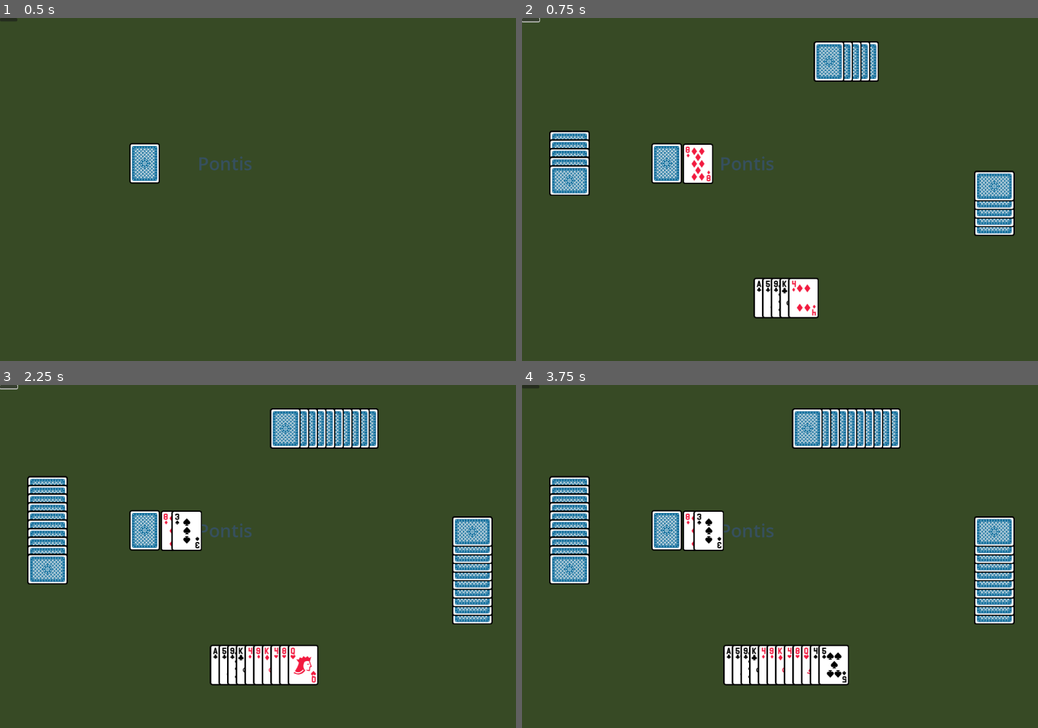
Above: before the commit, frames 1-4 (two rows, left to right).
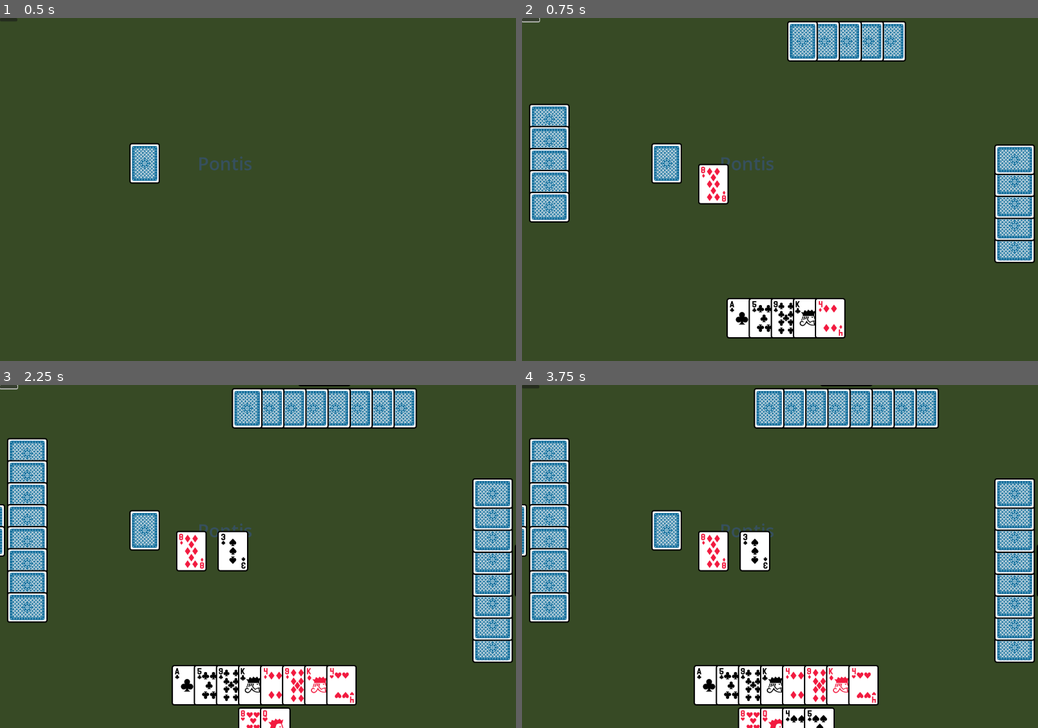
Above: after the commit, the same moments.

Repository: mikhail-zvinchuk/Pontis_Godot
Game: Godot game, scene res://scenes/GameTable.tscn
Two runs of this game, one before a commit and one after it. Both use one fixed random seed, a clock stepped at 60 frames per second and the inputs below.
Inputs (mouse positions are in pixels of both pictures, inside the frame that each line leads up to):
- Up to frame 1 (0.5 s): no input
- Up to frame 2 (0.75 s): click (532, 21) at 0.5 s
- Up to frame 3 (2.25 s): click (190, 549) at 1.27 s; click (10, 388) at 2 s
- Up to frame 4 (3.75 s): click (666, 529) at 2.75 s; click (666, 529) at 3.5 s

Frame 1 is identical in both runs. In frame 2, 14% of the frame differs, in the area x 1-100%, y 0-94%; in frame 3, 24%; in frame 4, 24%, in the area x 0-100%, y 0-100%.

Commit message:
Changed 2d card texteruse into a textured button

Diff:
--- a/scenes/CardBase.tscn
+++ b/scenes/CardBase.tscn
@@ -4,13 +4,12 @@
 
 [node name="CardBase" type="MarginContainer"]
 anchors_preset = -1
-anchor_right = 0.062
-anchor_bottom = 0.145
-offset_right = -0.424004
-offset_bottom = 0.0399933
-pivot_offset = Vector2(35.5, 47)
+anchor_top = -0.5
+offset_right = 15.0
+grow_vertical = 2
 script = ExtResource("1_lfkfb")
 
-[node name="CardFront" type="Sprite2D" parent="."]
+[node name="Card" type="TextureButton" parent="."]
+layout_mode = 2
 
-[node name="CardBack" type="Sprite2D" parent="."]
+[connection signal="pressed" from="Card" to="." method="_on_texture_button_pressed"]
--- a/scenes/ParticipantsHand.tscn
+++ b/scenes/ParticipantsHand.tscn
@@ -10,5 +10,5 @@
 offset_top = -1.0
 offset_right = 476.0
 offset_bottom = 96.0
-theme_override_constants/h_separation = 20
+theme_override_constants/h_separation = -20
 alignment = 1
--- a/scripts/CardBase.gd
+++ b/scripts/CardBase.gd
@@ -1,4 +1,6 @@
 extends MarginContainer
+
+signal card_clicked(card)
 
 #vars
 var CardName = null
@@ -15,8 +17,8 @@
 func _ready():
 	CardName = CardInfo[3]
 	var CardFrontImage = str("res://assets/cards/",CardInfo[3],".png")
-	$CardBack.texture = load(CardBackImage)
-	$CardFront.texture = load(CardFrontImage)
+	$Card.texture_disabled = load(CardBackImage)
+	$Card.texture_normal = load(CardFrontImage)
 
 
 # Called every frame. 'delta' is the elapsed time since the previous frame.
@@ -25,6 +27,11 @@
 
 
 
-func toggle_visibility():
-	$CardBack.visible = !$CardBack.visible
+func toggle_disabled():
+	$Card.disabled = !$Card.disabled
 	pass
+
+
+
+func _on_texture_button_pressed():
+	card_clicked.emit(self)
--- a/scripts/GameTable.gd
+++ b/scripts/GameTable.gd
@@ -28,6 +28,7 @@
 	 	Participant.PlayerTypes.HUMAN)
 	player_1.finsihed_turn.connect(next_turn)
 	player_1.finished_game.connect(game_finished)
+	%PlayersField/ParticipantsHand.card_ready_for_pontis.connect(put_card_on_pontis)
 
 	player_2 = Participant.new(self,
 		%PlayersField2/ParticipantsHand,
@@ -105,3 +106,7 @@
 	#TODO calculate score
 	#TODO reset board
 	pass
+
+func put_card_on_pontis(card):
+	$Pontis.add_card(card)
+	pass
--- a/scripts/Participant.gd
+++ b/scripts/Participant.gd
@@ -33,7 +33,7 @@
 	match type:
 		PlayerTypes.HUMAN:
 			#TODO start timer, await input
-            #TODO turn on the ui for the player
+			#TODO turn on the ui for the player
 			pass
 		PlayerTypes.NPC:
 			#TODO
@@ -50,7 +50,7 @@
 
 
 func make_npc_move():
-    #todo decide if draw from pontis or from deck
+	#todo decide if draw from pontis or from deck
 	var card_from_pontis = check_pontis_for_card_that_can_be_layed()
 
 	if card_from_pontis:
@@ -78,5 +78,10 @@
 	pass
 
 func return_card(cards_from_pontis):
-	#TODO add retrival
+	var cards_in_hand = hand.CardContainer.get_children()
+
+	var choosen_card = cards_in_hand[0]
+	hand.put_to_pontis(choosen_card)
 	pass
+
+	#todo real implementatio
--- a/scripts/ParticipantsHand.gd
+++ b/scripts/ParticipantsHand.gd
@@ -1,6 +1,8 @@
 extends Node2D
 
 # This is the visual representation of participants handand it's UI
+
+signal card_ready_for_pontis(card)
 
 @export var active_player = false;
 # Called when the node enters the scene tree for the first time.
@@ -13,12 +15,17 @@
 	pass
 
 func add_to_hand(card):
-	if active_player:
-		card.toggle_visibility()
+	card.card_clicked.connect(card_click_handler)
+	if not active_player:
+		card.toggle_disabled()
 	$CardContainer.add_child(card)
 
 func put_to_pontis(card):
+	card_ready_for_pontis.emit(card)
 	pass
 
 func lay_combo(combo_list):
 	pass
+
+func card_click_handler(card):
+	put_to_pontis(card)
--- a/scripts/Pontis.gd
+++ b/scripts/Pontis.gd
@@ -12,5 +12,4 @@
 
 
 func add_card(card):
-	card.toggle_visibility()
 	$CardsContainer.add_child(card)
